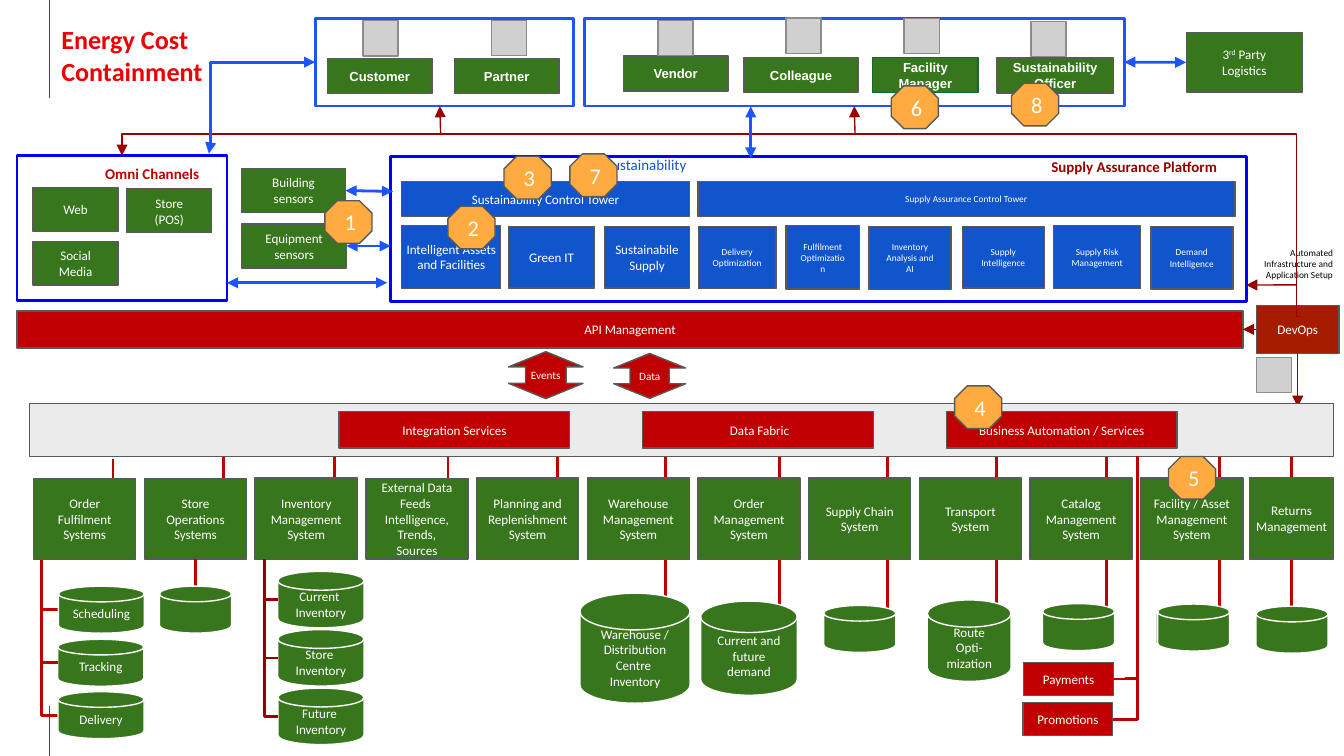
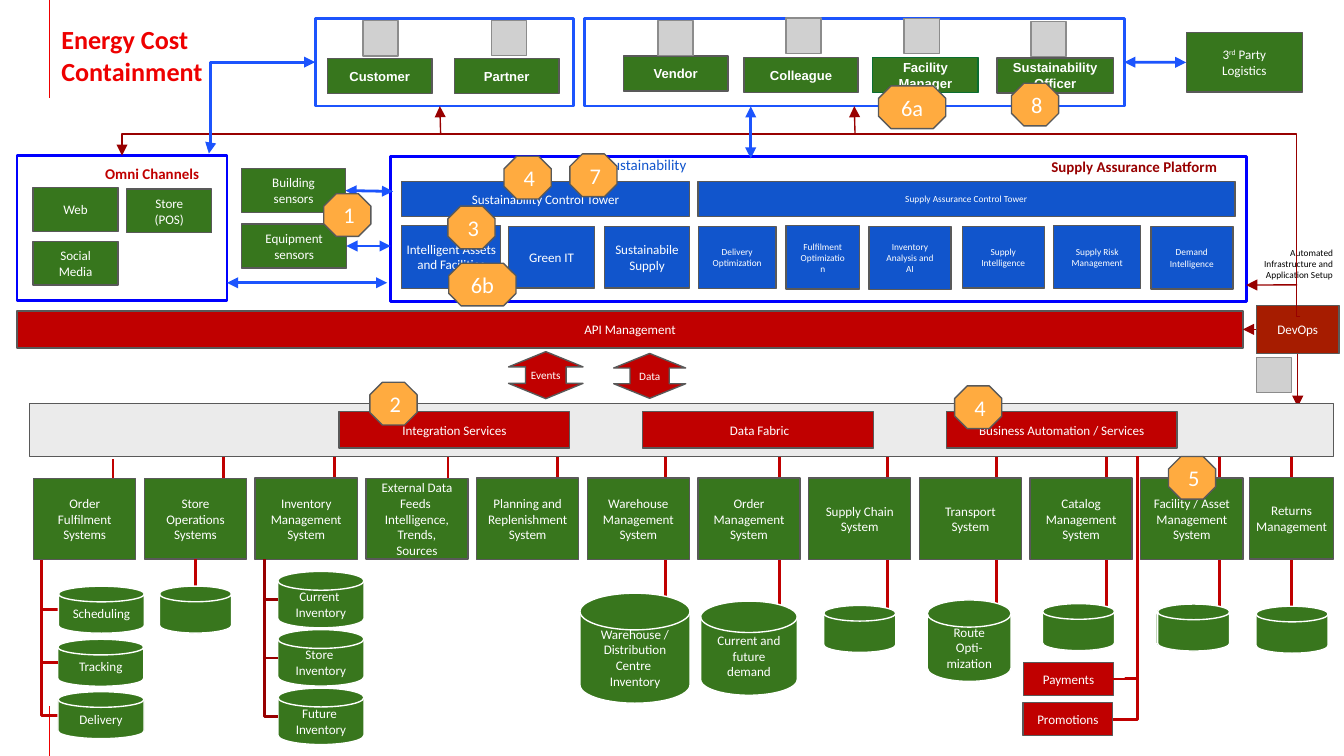
Before and after one commit to brucedkyle/architectures, a slide deck: slide 14 of docs/supplychain/downloads/SupplyChainOptimization.ReferenceArchitecture.pptx. Drawn at 1344x756 pixels with LibreOffice and Linux fonts; fonts in the diff are those of the drawing; grey boxes stand for pictures; background and template pictures are left out. Boxes give left, top, right and bottom in pixels: in the first picture for what was removed or moved away, otherwise in the second. Text is boxed around its words. In the diff, an @@ line names an element or a change of style, - is before the commit and + after.

```diff
--- a/docs/supplychain/downloads/SupplyChainOptimization.ReferenceArchitecture.pptx
+++ b/docs/supplychain/downloads/SupplyChainOptimization.ReferenceArchitecture.pptx
@@ octagon "6a": place and size @@
-octagon "6a" at bbox=[891, 86, 938, 129]
+octagon "6a" at bbox=[879, 86, 946, 129]
@@ text in octagon at bbox=[901, 101, 923, 116]: text changed @@
-6
+6a
@@ octagon added at bbox=[504, 156, 551, 199], fill #FFAB40, outline #595959 0.75 pt, 12 pt, text #FFFFFF @@
+4
@@ octagon "1": place and size @@
-octagon "1" at bbox=[325, 200, 372, 243]
+octagon "1" at bbox=[324, 194, 371, 237]
@@ octagon "3": place and size @@
-octagon "3" at bbox=[504, 156, 551, 199]
+octagon "3" at bbox=[448, 206, 495, 249]
@@ octagon added at bbox=[449, 263, 516, 306], fill #FFAB40, outline #595959 0.75 pt, 12 pt, text #FFFFFF @@
+6b
@@ octagon "2": place and size @@
-octagon "2" at bbox=[448, 206, 495, 249]
+octagon "2" at bbox=[370, 382, 417, 425]
```
Also in this commit, not shown: 10 other files.
